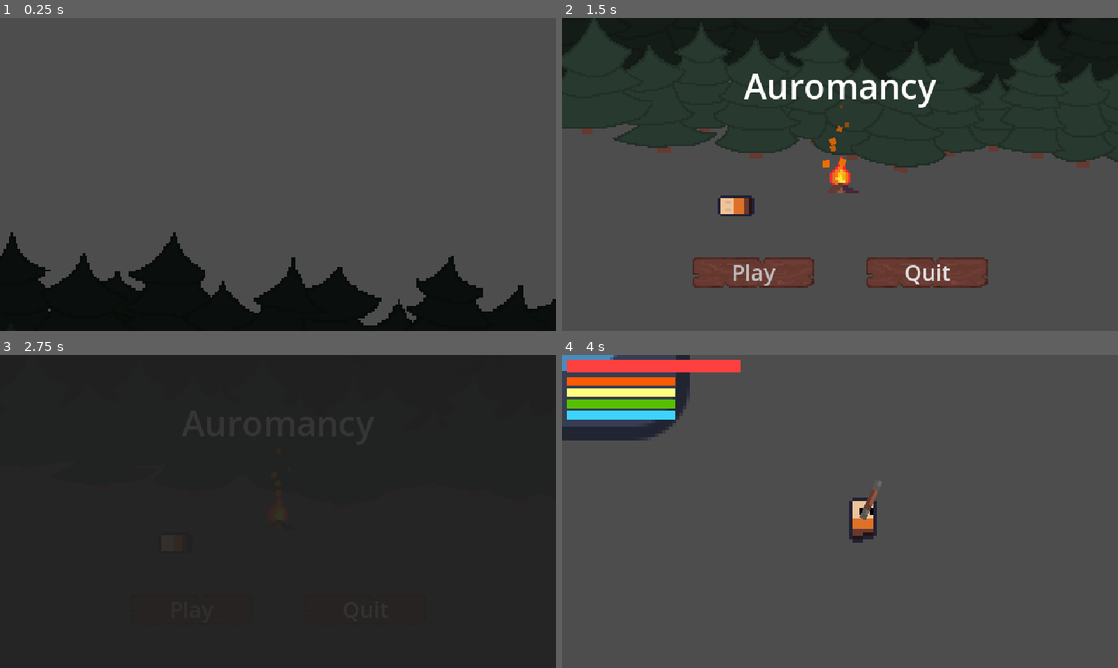
Above: before the commit, frames 1-4 (two rows, left to right).
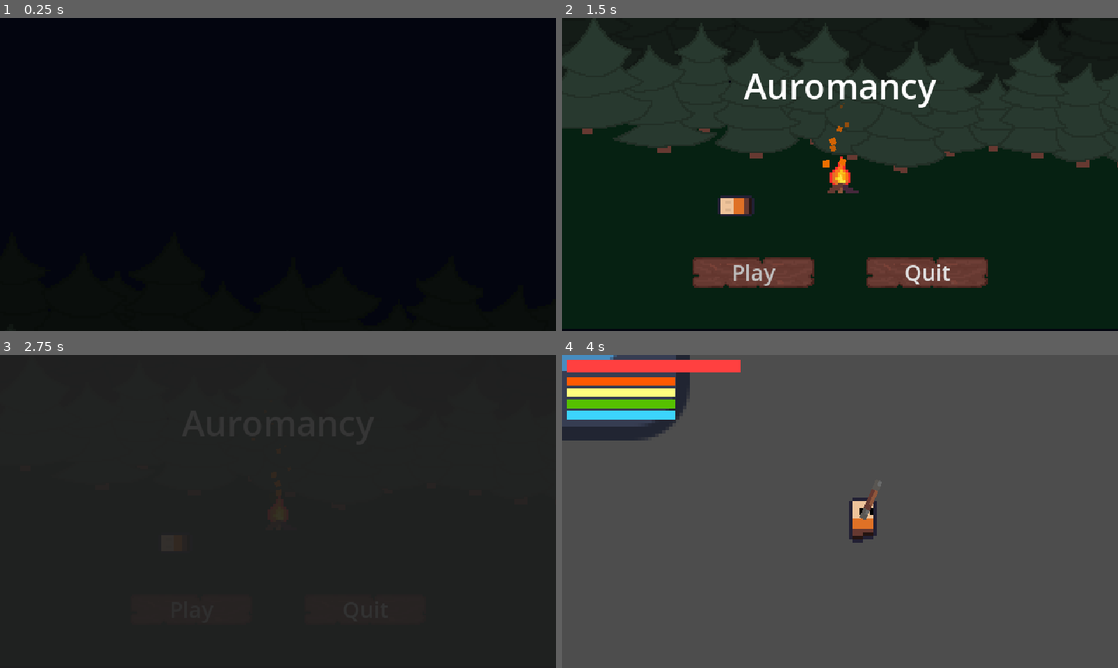
Above: after the commit, the same moments.

Repository: PurplikDev/magic-roguelike
Game: Godot game, scene res://scenes/main.tscn
Two runs of this game, one before a commit and one after it. Both use one fixed random seed, a clock stepped at 60 frames per second and the inputs below. The engine's default icon, where the game draws it, is replaced by a stand-in: a white triangle on a blue panel in a dark square.
Inputs (mouse positions are in pixels of both pictures, inside the frame that each line leads up to):
- Up to frame 1 (0.25 s): no input
- Up to frame 2 (1.5 s): tap Enter (ui_accept) at 0.5, 0.77 s; move the mouse to (962, 158) at 0.52 s; hold D (right) 0.53-1.25 s; tap Mouse wheel up (camera_zoom_in) at 0.6 s; click "Play" at 1.25 s
- Up to frame 3 (2.75 s): click "Play" at 2 s
- Up to frame 4 (4 s): move the mouse to (728, 527) at 2.77 s; hold S (down) 2.78-3.53 s; tap Mouse wheel down (camera_zoom_out) at 2.85 s; tap Enter (ui_accept) at 3.02 s; move the mouse to (895, 442) at 3.52 s; hold D (right) from 3.53 s (still down); click (895, 442) at 3.6 s

The runs differ from the first frame. In frame 1, 84% of the frame differs, in the area x 0-100%, y 0-99%; in frame 2, 53%; in frame 3, less than 0.1%; in frame 4, nothing differs.

Commit message:
main menu grass and sky

Diff:
--- a/scenes/ui/main_menu.tscn
+++ b/scenes/ui/main_menu.tscn
@@ -318,6 +318,17 @@
 
 [node name="ParallaxBackground" type="ParallaxBackground" parent="Scene"]
 
+[node name="ColorRect" type="ColorRect" parent="Scene/ParallaxBackground"]
+z_index = -10
+anchors_preset = 15
+anchor_right = 1.0
+anchor_bottom = 1.0
+offset_right = 640.0
+offset_bottom = 360.0
+grow_horizontal = 2
+grow_vertical = 2
+color = Color(0.012, 0.0224, 0.06, 1)
+
 [node name="ParallaxLayer" type="ParallaxLayer" parent="Scene/ParallaxBackground"]
 modulate = Color(0.25, 0.25, 0.25, 1)
 motion_scale = Vector2(0.8, 0.8)
@@ -344,6 +355,19 @@
 scale = Vector2(0.677778, 0.677778)
 texture = ExtResource("6_7ibgf")
 
+[node name="ColorRect" type="ColorRect" parent="Scene/ParallaxBackground/ParallaxLayer3"]
+z_index = -10
+anchors_preset = 15
+anchor_right = 1.0
+anchor_bottom = 1.0
+offset_left = -107.0
+offset_top = -20.0
+offset_right = 107.0
+offset_bottom = 59.0
+grow_horizontal = 2
+grow_vertical = 2
+color = Color(0.026, 0.13, 0.0728, 1)
+
 [node name="AnimationPlayer" type="AnimationPlayer" parent="."]
 libraries = {
 "": SubResource("AnimationLibrary_e6gyl")
